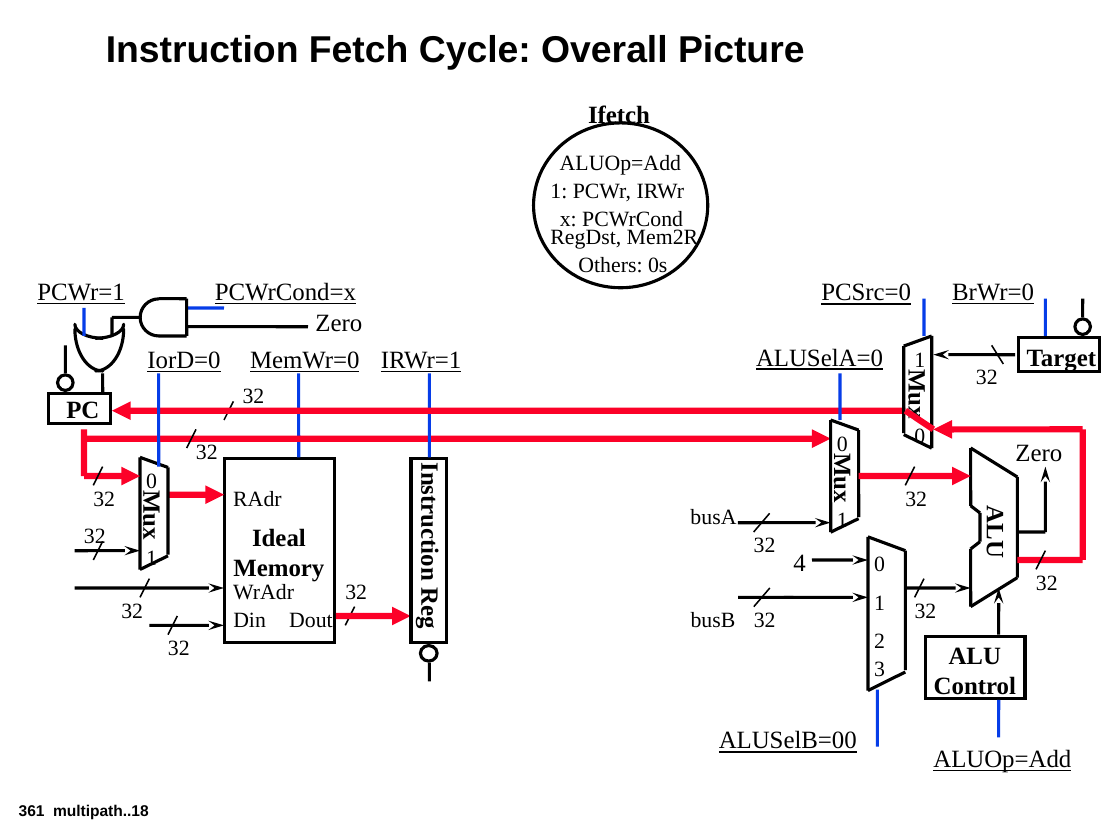
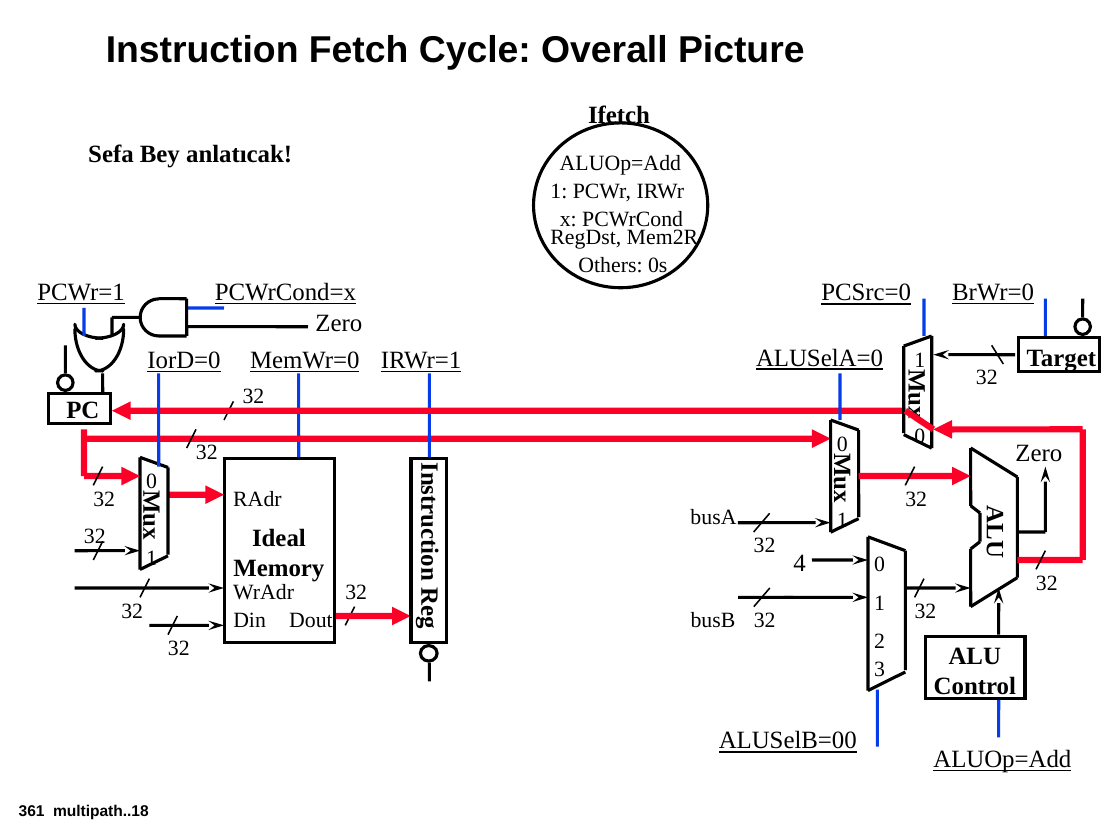
Before and after one commit to afozbek/2019-Bahar, a slide deck: slide 18 of Bilgisayar-Mimarisi-Slaytlar/Bolum_5_MultiCycleProcessor.ppt. Drawn at 1120x840 pixels with LibreOffice and Linux fonts; fonts in the diff are those of the drawing. Boxes give left, top, right and bottom in pixels: in the first picture for what was removed or moved away, otherwise in the second. Text is boxed around its words. In the diff, an @@ line names an element or a change of style, - is before the commit and + after.

```diff
--- a/Bilgisayar-Mimarisi-Slaytlar/Bolum_5_MultiCycleProcessor.ppt
+++ b/Bilgisayar-Mimarisi-Slaytlar/Bolum_5_MultiCycleProcessor.ppt
@@ text added at [88,144,292,168], 16 pt, text #000000, bold @@
+Sefa Bey anlatıcak!
```
Also in this commit, not shown: 5 other slides changed, 6 slides added, 6 slides removed, 3 other files.
